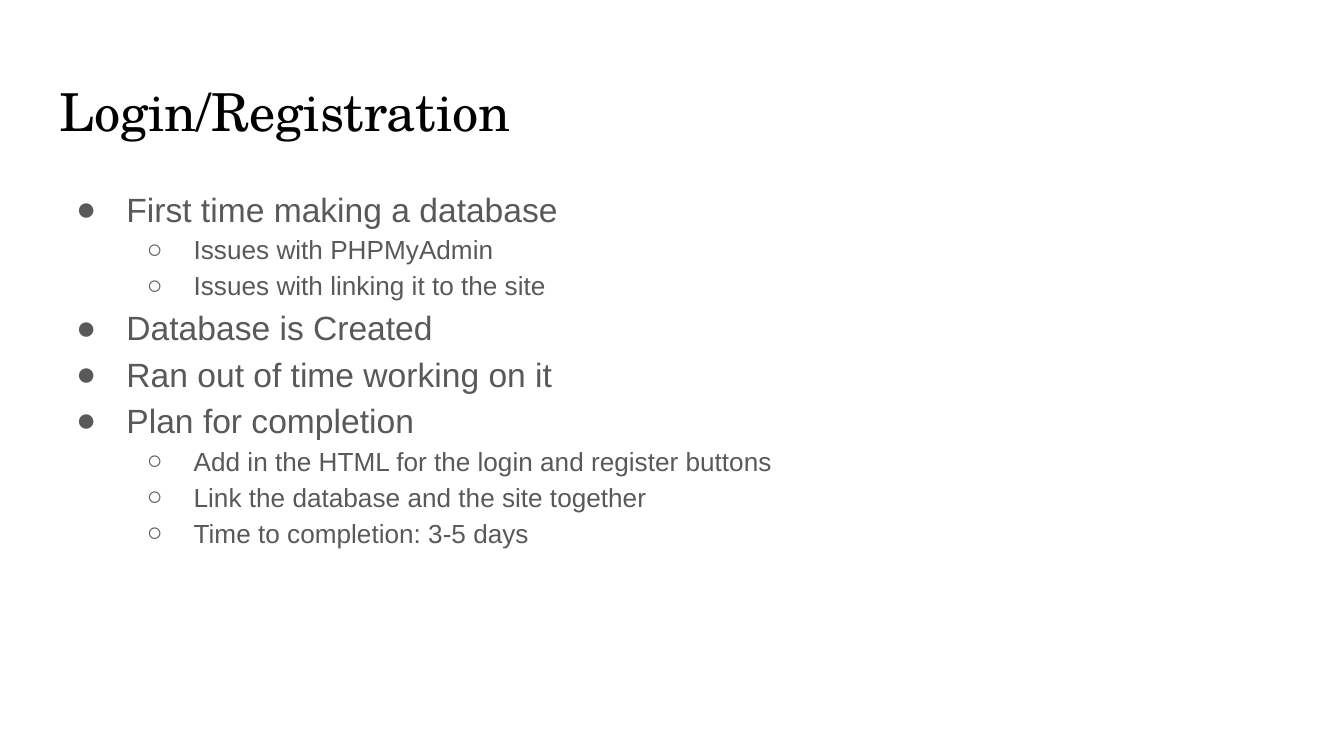
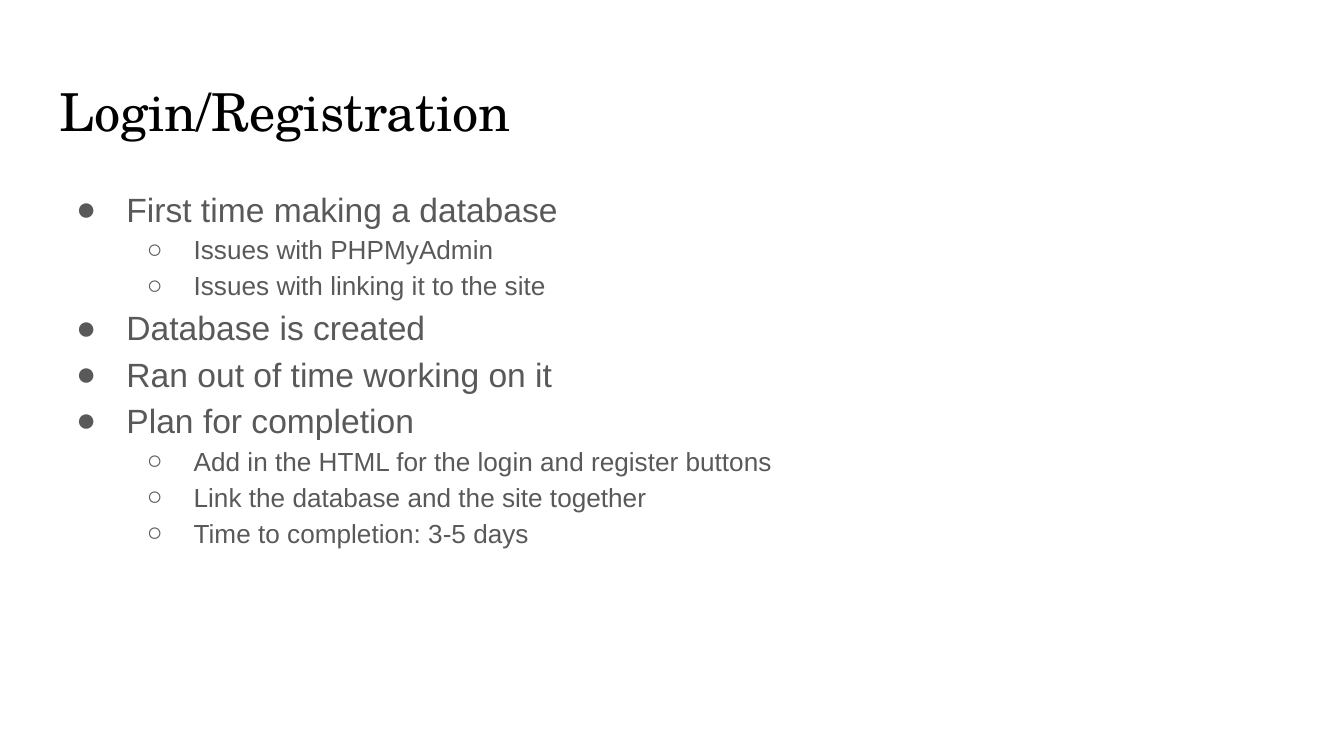
Before and after one commit to lking150/IndividualProject, a slide deck: slide 7 of Deliverables/FinalPresentation.pptx (slide 6 before the commit). Drawn at 1344x756 pixels with LibreOffice and Linux fonts; fonts in the diff are those of the drawing. Boxes give left, top, right and bottom in pixels: in the first picture for what was removed or moved away, otherwise in the second. Text is boxed around its words. In the diff, an @@ line names an element or a change of style, - is before the commit and + after.

```diff
--- a/Deliverables/FinalPresentation.pptx
+++ b/Deliverables/FinalPresentation.pptx
@@ text at box(126, 315, 425, 341): text changed @@
-● Database is Created
+● Database is created
```
Also in this commit, not shown: 2 other slides changed, 1 slide added.
